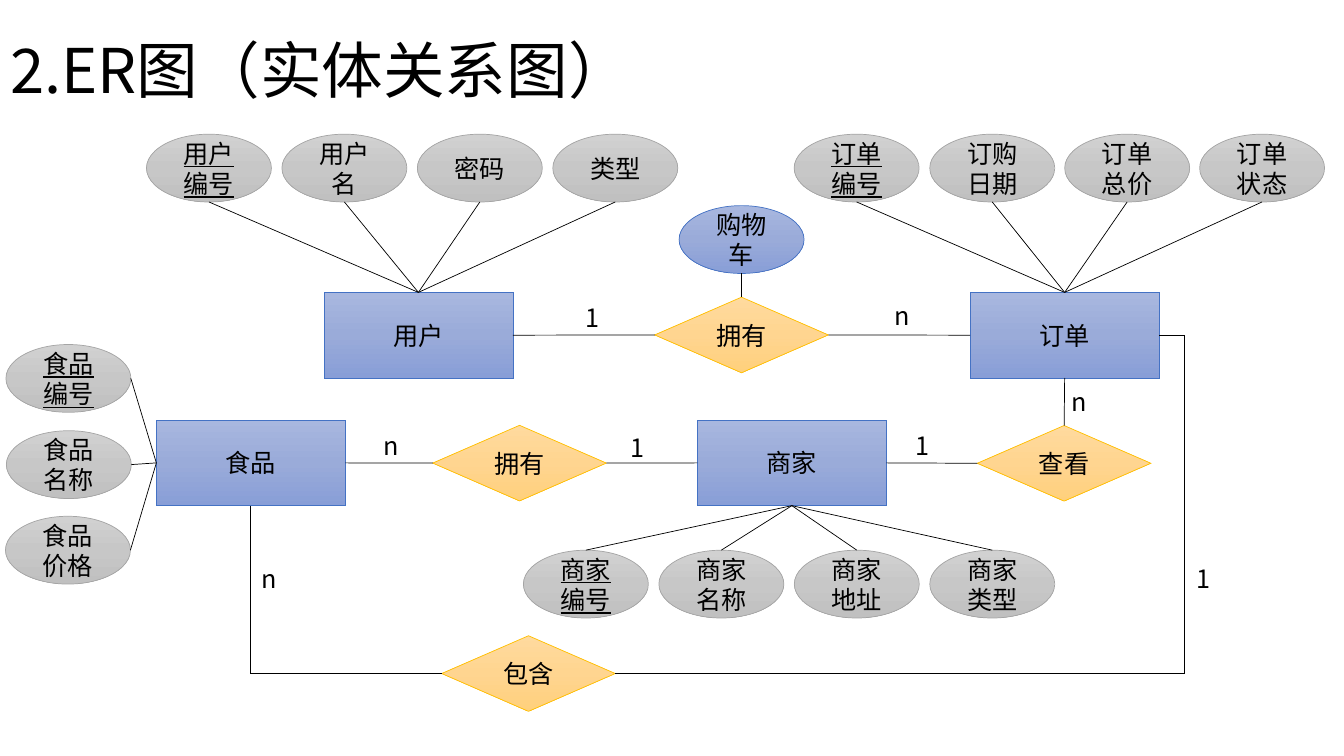
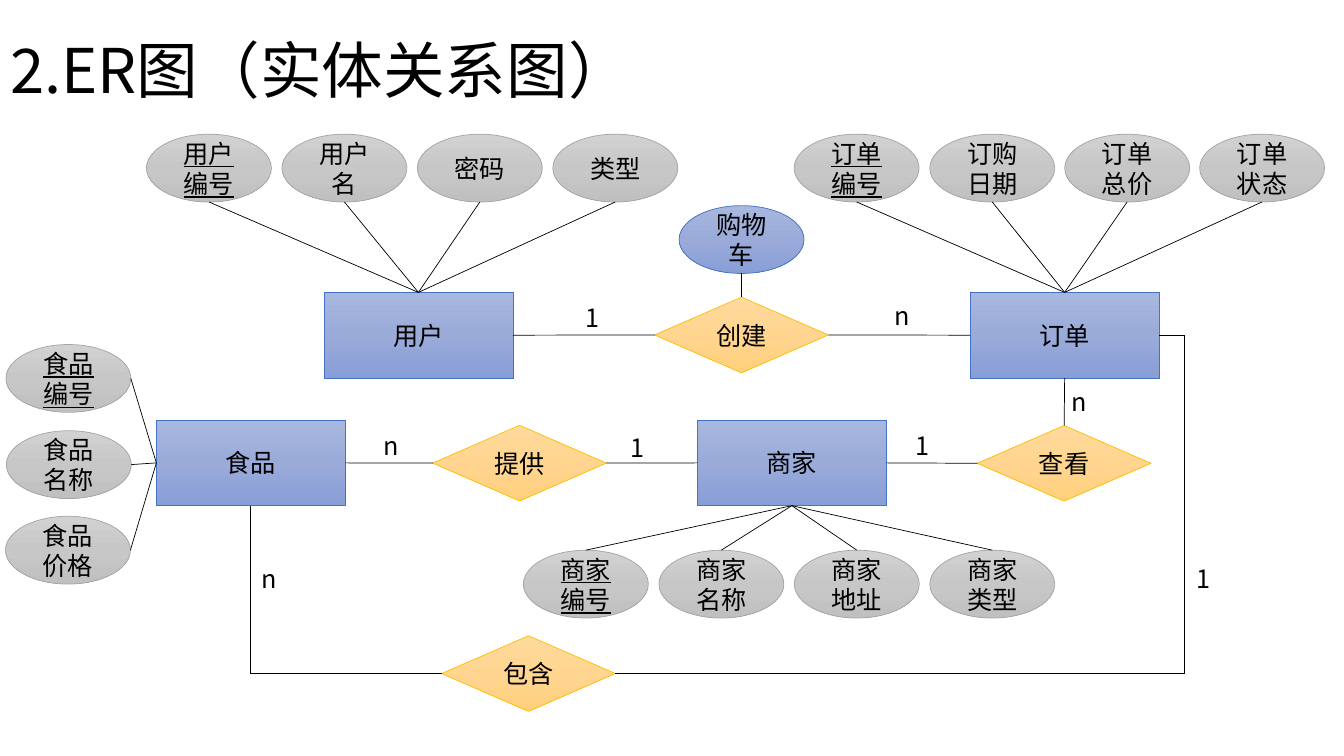
Before and after one commit to qmzhn1912/professional-training, a slide deck: slide 3 of 【项目成果物】第11组-hungry/03.项目文件/06.图表.pptx. Drawn at 1344x756 pixels with LibreOffice and Linux fonts; fonts in the diff are those of the drawing. Boxes give left, top, right and bottom in pixels: in the first picture for what was removed or moved away, otherwise in the second. Text is boxed around its words. In the diff, an @@ line names an element or a change of style, - is before the commit and + after.

Commit message:
修改文档

```diff
--- a/【项目成果物】第11组-hungry/03.项目文件/06.图表.pptx
+++ b/【项目成果物】第11组-hungry/03.项目文件/06.图表.pptx
@@ text in diamond at (716,323,766,347): text changed @@
-拥有
+创建
@@ text in diamond at (494,452,544,475): text changed @@
-拥有
+提供
```
